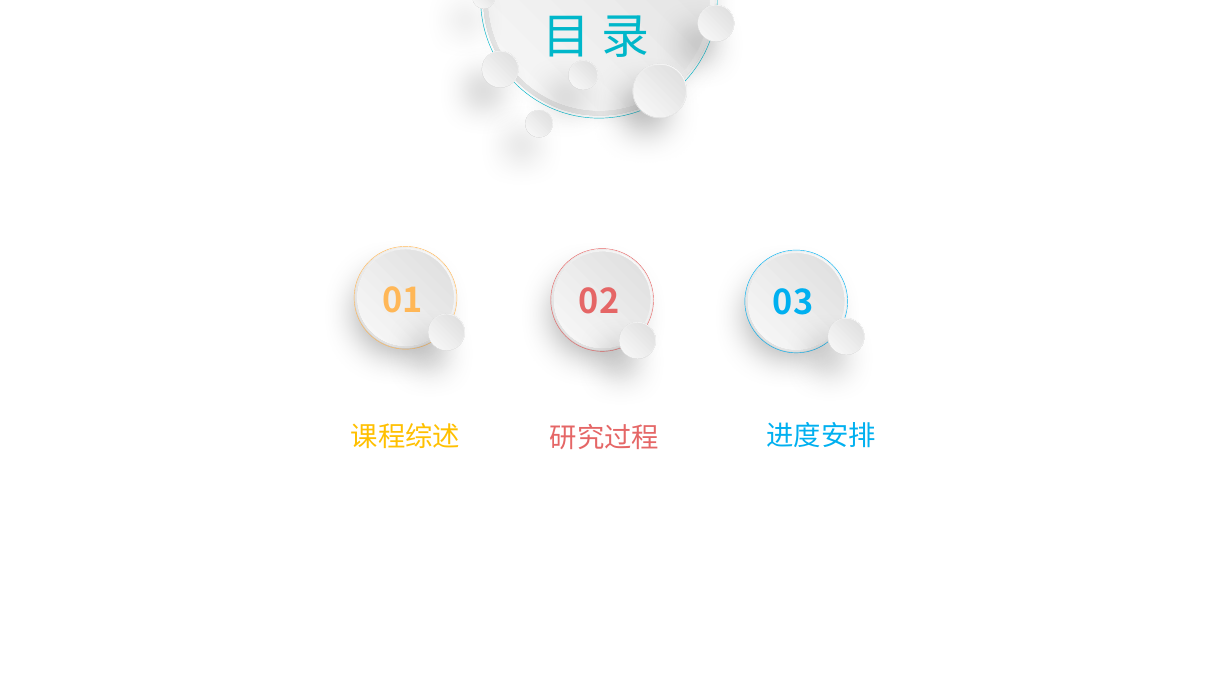
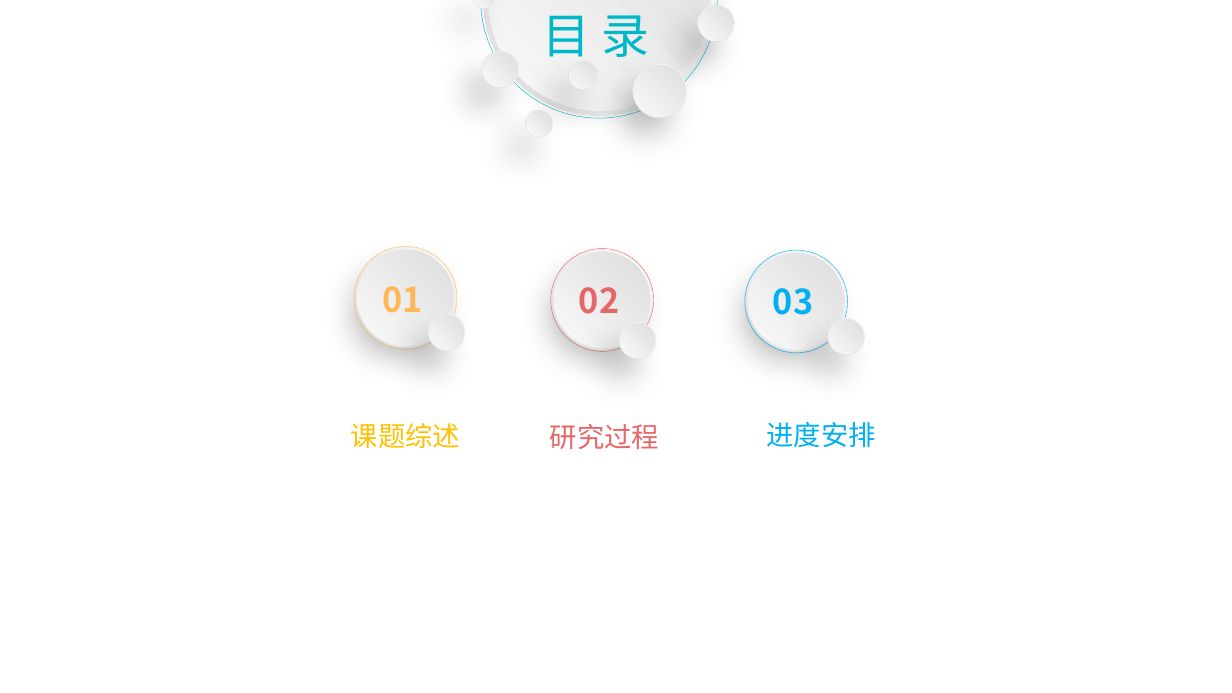
Before and after one commit to zhaobw61/Graduation-project, a slide deck: slide 2 of ppt/开题报告.pptx. Drawn at 1232x693 pixels with LibreOffice and Linux fonts; fonts in the diff are those of the drawing; background and template pictures are left out. Boxes give left, top, right and bottom in pixels: in the first picture for what was removed or moved away, otherwise in the second. Text is boxed around its words. In the diff, an @@ line names an element or a change of style, - is before the commit and + after.

```diff
--- a/ppt/开题报告.pptx
+++ b/ppt/开题报告.pptx
@@ text at (351, 423, 460, 449): text changed @@
-课程综述
+课题综述
```
Also in this commit, not shown: 11 other slides changed, 3 slides removed, 5 other files.
